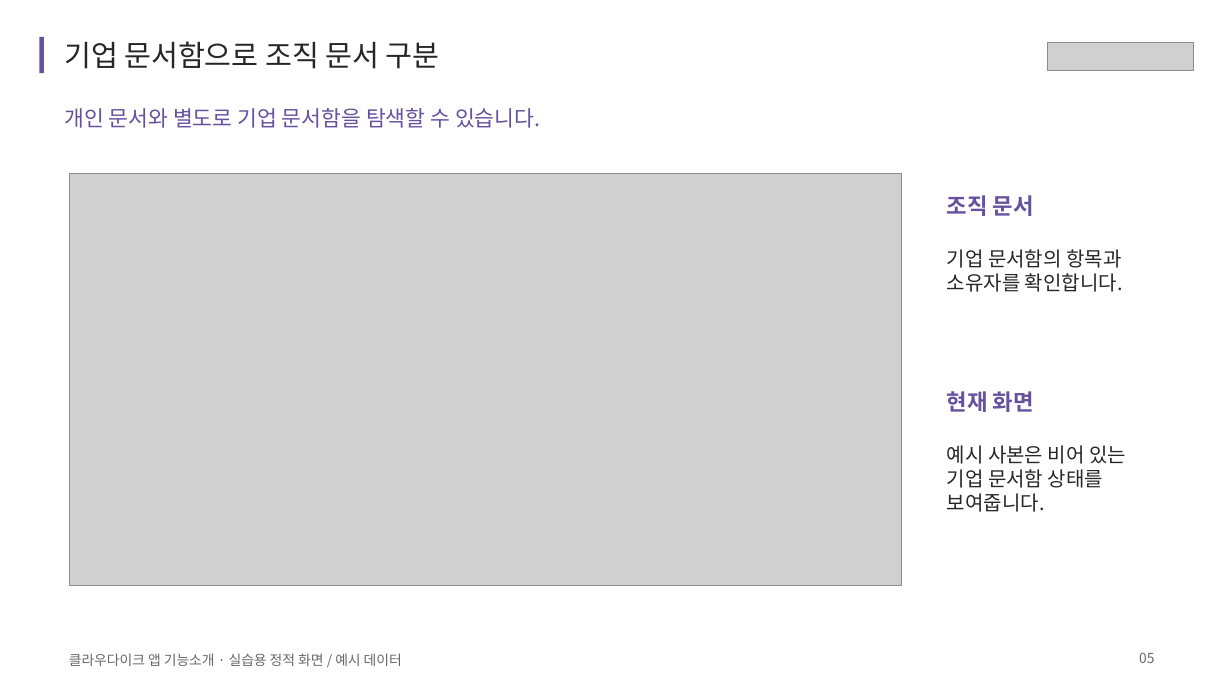
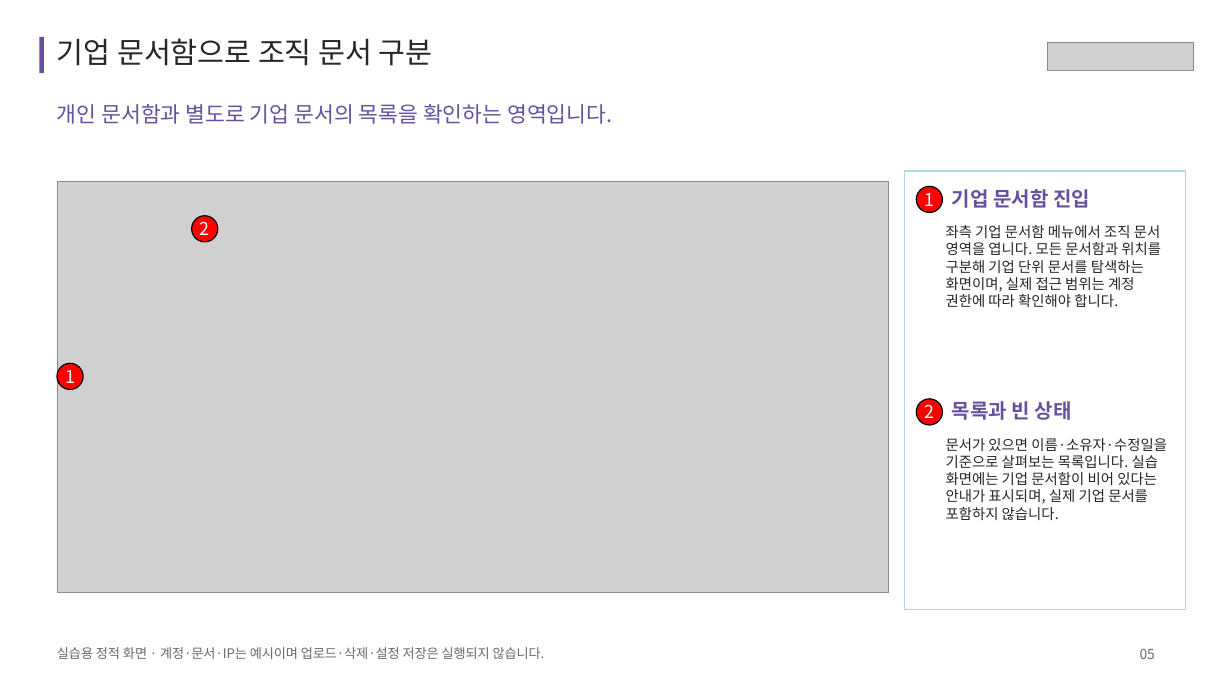
Before and after one commit to acmexii/cloudikehome, a slide deck: slide 5 of docs/cloudike-app-features.pptx. Drawn at 1232x693 pixels with LibreOffice and Linux fonts; fonts in the diff are those of the drawing; grey boxes stand for pictures. Boxes give left, top, right and bottom in pixels: in the first picture for what was removed or moved away, otherwise in the second. Text is boxed around its words. In the diff, an @@ line names an element or a change of style, - is before the commit and + after.

```diff
--- a/docs/cloudike-app-features.pptx
+++ b/docs/cloudike-app-features.pptx
@@ text "기업 문서함으로 조직 문서 구분": place and size @@
-text "기업 문서함으로 조직 문서 구분" at <box>64,41,440,69</box>
+text "기업 문서함으로 조직 문서 구분" at <box>57,38,433,66</box>
@@ text at <box>57,104,612,124</box>: text changed @@
-개인 문서와 별도로 기업 문서함을 탐색할 수 있습니다.
+개인 문서함과 별도로 기업 문서의 목록을 확인하는 영역입니다.
@@ rectangle added at <box>905,171,1185,610</box>, fill #FFFFFF, outline #AED8EC 1.13 pt @@
@@ picture: place and size @@
-picture at <box>69,173,901,585</box>
+picture at <box>57,181,888,593</box>
@@ ellipse added at <box>916,186,942,212</box>, fill #FF0000, outline #000000 1.13 pt, 17.2 pt, text #FFFFFF @@
+1
@@ text removed at <box>947,195,1034,216</box> @@
-조직 문서
@@ text at <box>952,189,1090,208</box>: text changed; text colour #262626 to #67519E; bold on @@
-예시 사본은 비어 있는 기업 문서함 상태를 보여줍니다.
+기업 문서함 진입
@@ ellipse added at <box>191,216,217,242</box>, fill #FF0000, outline #000000 1.13 pt, 17.2 pt, text #FFFFFF @@
+2
@@ text at <box>946,225,1161,307</box>: text changed; size 19.5 to 14 pt @@
-기업 문서함의 항목과 소유자를 확인합니다.
+좌측 기업 문서함 메뉴에서 조직 문서 영역을 엽니다. 모든 문서함과 위치를 구분해 기업 단위 문서를 탐색하는 화면이며, 실제 접근 범위는 계정 권한에 따라 확인해야 합니다.
@@ ellipse added at <box>57,364,83,389</box>, fill #FF0000, outline #000000 1.13 pt, 17.2 pt, text #FFFFFF @@
+1
@@ ellipse added at <box>916,399,942,425</box>, fill #FF0000, outline #000000 1.13 pt, 17.2 pt, text #FFFFFF @@
+2
@@ text removed at <box>947,391,1034,412</box> @@
-현재 화면
@@ text added at <box>952,401,1072,420</box>, 19.5 pt, text #67519E, bold @@
+목록과 빈 상태
@@ text added at <box>946,438,1167,520</box>, 14 pt, text #262626 @@
+문서가 있으면 이름·소유자·수정일을 기준으로 살펴보는 목록입니다. 실습 화면에는 기업 문서함이 비어 있다는 안내가 표시되며, 실제 기업 문서를 포함하지 않습니다.
@@ text at <box>57,647,545,659</box>: text changed; size 13.5 to 12.8 pt @@
-클라우다이크 앱 기능소개 · 실습용 정적 화면 / 예시 데이터
+실습용 정적 화면 · 계정·문서·IP는 예시이며 업로드·삭제·설정 저장은 실행되지 않습니다.
@@ text "05": place and size @@
-text "05" at <box>1139,653,1154,663</box>
+text "05" at <box>1140,649,1155,659</box>
```
Also in this commit, not shown: 8 other slides changed, 3 slides added, 2 slides removed, 2 other files.
